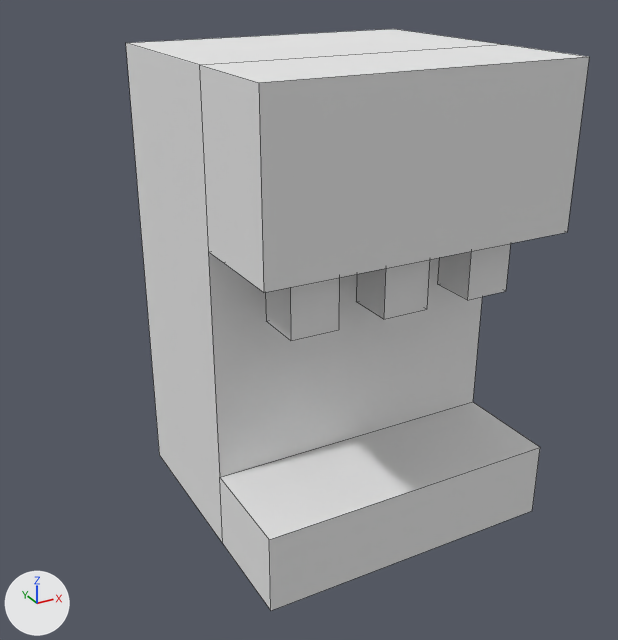
An edit to the Blender file Assets/Models/SodaFountain.blend, drawn before and after from the same camera.
One viewpoint serves both versions: a 50 mm lens placed at (-1.344, -2.514, 1.781), pointed at (-0.143, -0.331, 0.69). The axes (+X, +Y, +Z) are drawn at lower left. The lights are the same throughout. Mesh edges are drawn as thin lines.

Script lines for the objects in view, before the commit:
```python
me_cube_001 = bpy.data.meshes.new('Cube.001')
me_cube_001.from_pydata(...)  # 48 vertices, 33 faces; spans x -0.5..0.5, y 0.0..1.5, z -0.75..0.2
me_cube_001.materials.append(mat_sodafountain)  # white #e7e7e7
ob_sodafountain = bpy.data.objects.new('SodaFountain', me_cube_001)
ob_sodafountain.location = (0.0, 0.0, 0.0)
ob_sodafountain.rotation_euler = (1.571, 0.0, -3.142)  # degrees (90, 0, -180)
```
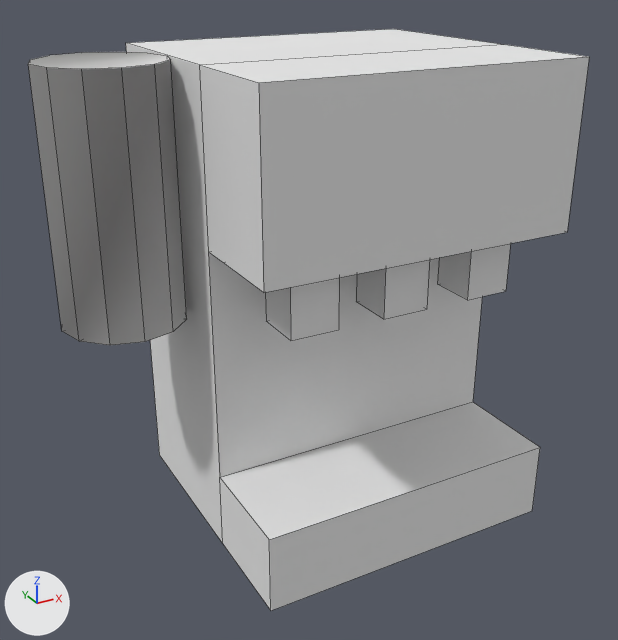
Commit message: Small soda fountain update

Boxes [x1, y1, x2, y2] around the edits, measured in the pictures (618 x 640 px):
'Cup Holder', added: after [28, 52, 187, 345]

What changed in the scene script:
```text
Add img_sodafountain_png:
    img_sodafountain_png = load_image('SodaFountain.png', '../Textures/SodaFountain.png', 256, 256, 'sRGB')
Add mat_sodafountain_png:
    mat_sodafountain_png = principled_material('SodaFountain.png')
    mat_sodafountain_png.texture = img_sodafountain_png
Add me_cylinder:
    me_cylinder.from_pydata(...)  # 48 vertices, 37 faces; spans x -0.188..0.188, y -0.188..0.188, z -0.375..0.375
    me_cylinder.materials.append(mat_sodafountain_png)  # picture img_sodafountain_png
Add ob_cup_holder:
    ob_cup_holder = bpy.data.objects.new('Cup Holder', me_cylinder)
    ob_cup_holder.location = (-0.69, -0.175, 1.125)
```
